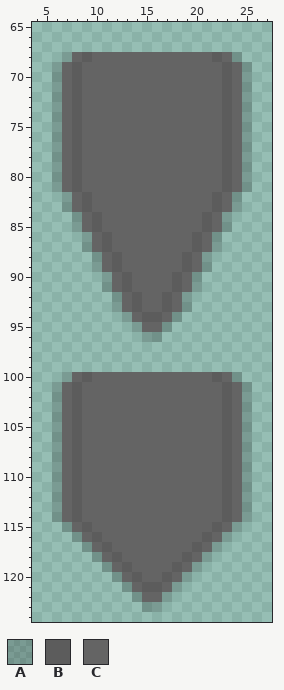
Pixel-art file -- Assets/Graphics/Modular Cards DEMO/Modified Sprites/Icon_Boxes.aseprite. Above is the file before it was changed.
32x162 pixels, 1 frame. Colours within 5 levels of each other are drawn and written as one. Shown: x 4..27, y 65..124. The commit also changed other parts of the picture, which this record leaves out.
Palette (. is transparent): A #0000002f  B #5c5c5c  C #646464
Pixels before, first column x 6:
 68 .ACBCCCCCCCCCCCCBCA.
 69 ACBCCCCCCCCCCCCCCBCA
 70 ACBCCCCCCCCCCCCCCBCA
 71 ACBCCCCCCCCCCCCCCBCA
 72 ACBCCCCCCCCCCCCCCBCA
 73 ACBCCCCCCCCCCCCCCBCA
 74 ACBCCCCCCCCCCCCCCBCA
 75 ACBCCCCCCCCCCCCCCBCA
 76 ACBCCCCCCCCCCCCCCBCA
 77 ACBCCCCCCCCCCCCCCBCA
 78 ACBCCCCCCCCCCCCCCBCA
 79 ACBCCCCCCCCCCCCCCBCA
 80 ACBCCCCCCCCCCCCCCBCA
 81 ACBCCCCCCCCCCCCCCBCA
 82 .ACBCCCCCCCCCCCCBCA.
 83 .ACBCCCCCCCCCCCCBCA.
 84 ..ACBCCCCCCCCCCBCA..
 85 ..ACBCCCCCCCCCCBCA..
 86 ...ACBCCCCCCCCBCA...
 87 ...ACBCCCCCCCCBCA...
 88 ....ACBCCCCCCBCA....
 89 ....ACBCCCCCCBCA....
 90 .....ACBCCCCBCA.....
 91 .....ACBCCCCBCA.....
 92 ......ACBCCBCA......
 93 ......ACBCCBCA......
 94 .......ACBBCA.......
 95 ........ACCA........
 96 .........AA.........
 97 ....................
 98 ....................
 99 ....................
100 .ACBCCCCCCCCCCCCBCA.
101 ACBCCCCCCCCCCCCCCBCA
102 ACBCCCCCCCCCCCCCCBCA
103 ACBCCCCCCCCCCCCCCBCA
104 ACBCCCCCCCCCCCCCCBCA
105 ACBCCCCCCCCCCCCCCBCA
106 ACBCCCCCCCCCCCCCCBCA
107 ACBCCCCCCCCCCCCCCBCA
108 ACBCCCCCCCCCCCCCCBCA
109 ACBCCCCCCCCCCCCCCBCA
110 ACBCCCCCCCCCCCCCCBCA
111 ACBCCCCCCCCCCCCCCBCA
112 ACBCCCCCCCCCCCCCCBCA
113 ACBCCCCCCCCCCCCCCBCA
114 ACBCCCCCCCCCCCCCCBCA
115 .ACBCCCCCCCCCCCCBCA.
116 ..ACBCCCCCCCCCCBCA..
117 ...ACBCCCCCCCCBCA...
118 ....ACBCCCCCCBCA....
119 .....ACBCCCCBCA.....
120 ......ACBCCBCA......
121 .......ACBBCA.......
122 ........ACCA........
123 .........AA.........
Once edited:
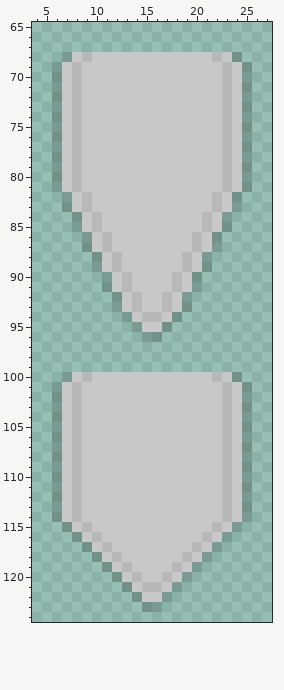
Change:
Colour B changes from #5c5c5c to #b8b8b8.
Colour C changes from #646464 to #c8c8c8.
